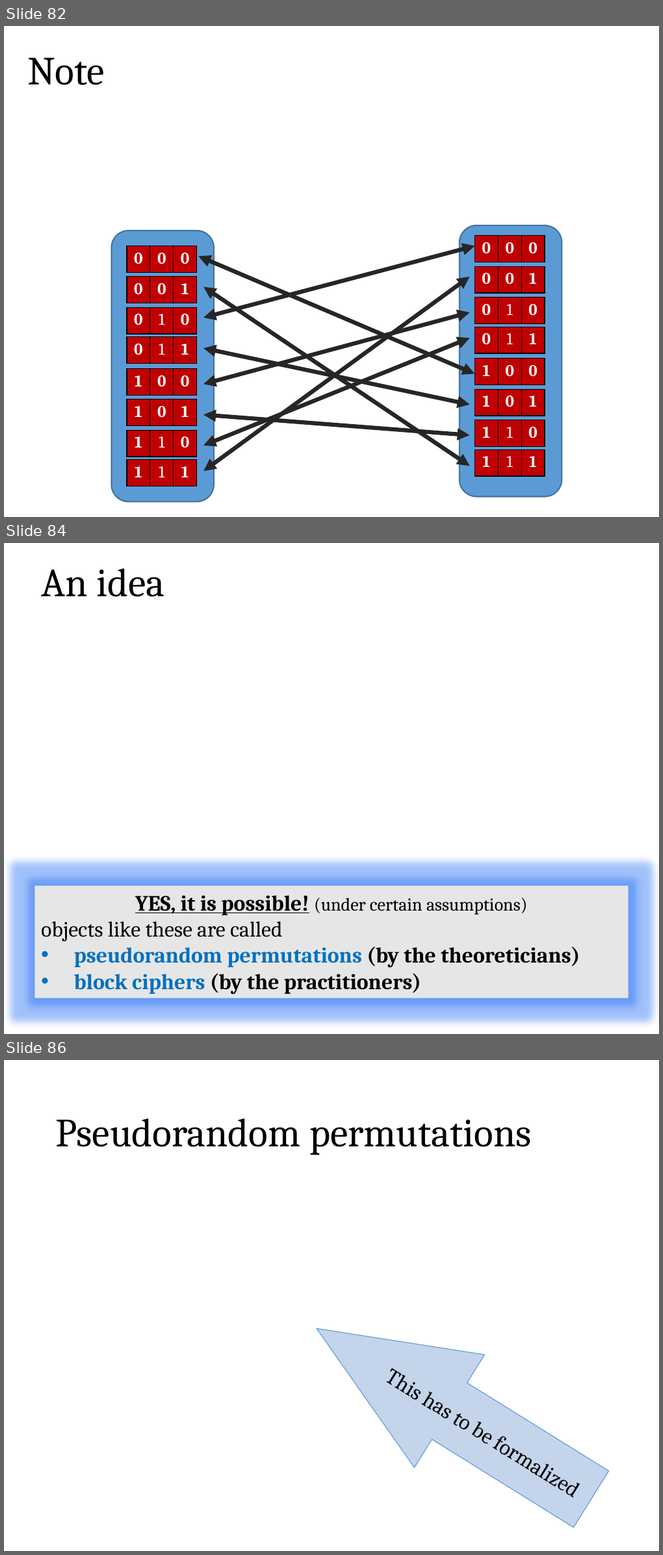
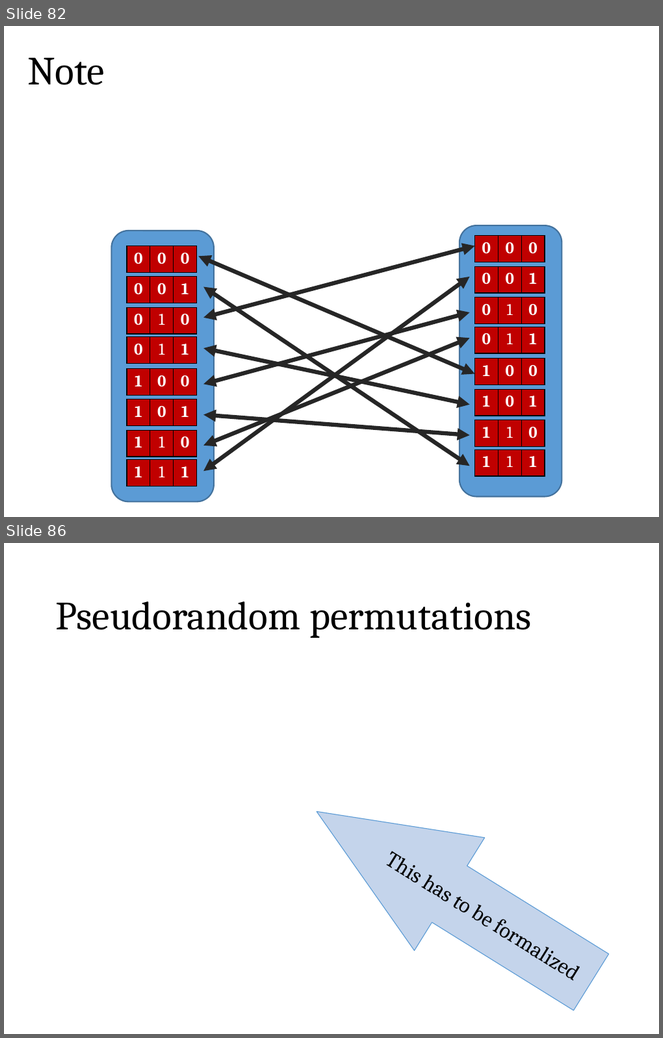
Before and after one commit to sdziembowski/cryptography-I-2026, a slide deck: Slides/chapter02.pptx. Shown one above the other, each under a label of ours: slides 82, 84 and 86 before the commit, slides 82 and 86 after it; the slides between them are not shown. The pictures are 663x1555 and 663x1038 pixels, drawn with LibreOffice and Linux fonts; fonts in the diff are those of the drawing; grey boxes stand for pictures. Boxes give left, top, right and bottom in pixels: in the first picture for what was removed or moved away, otherwise in the second. Text is boxed around its words. In the diff, an @@ line names an element or a change of style, - is before the commit and + after.

```diff
--- a/Slides/chapter02.pptx
+++ b/Slides/chapter02.pptx
@@ slide 84 removed at [4,543,659,1034], background #FFFFFF @@
@@ title removed at [41,568,165,597] @@
-An idea
@@ rectangle removed at [35,886,629,999] @@
-YES, it is possible! (under certain assumptions)
-objects like these are called
-• pseudorandom permutations (by the theoreticians)
-• block ciphers (by the practitioners)
```
Also in this commit, not shown: 26 slides changed, 2 slides added, 9 other slides removed, 1 other file.
